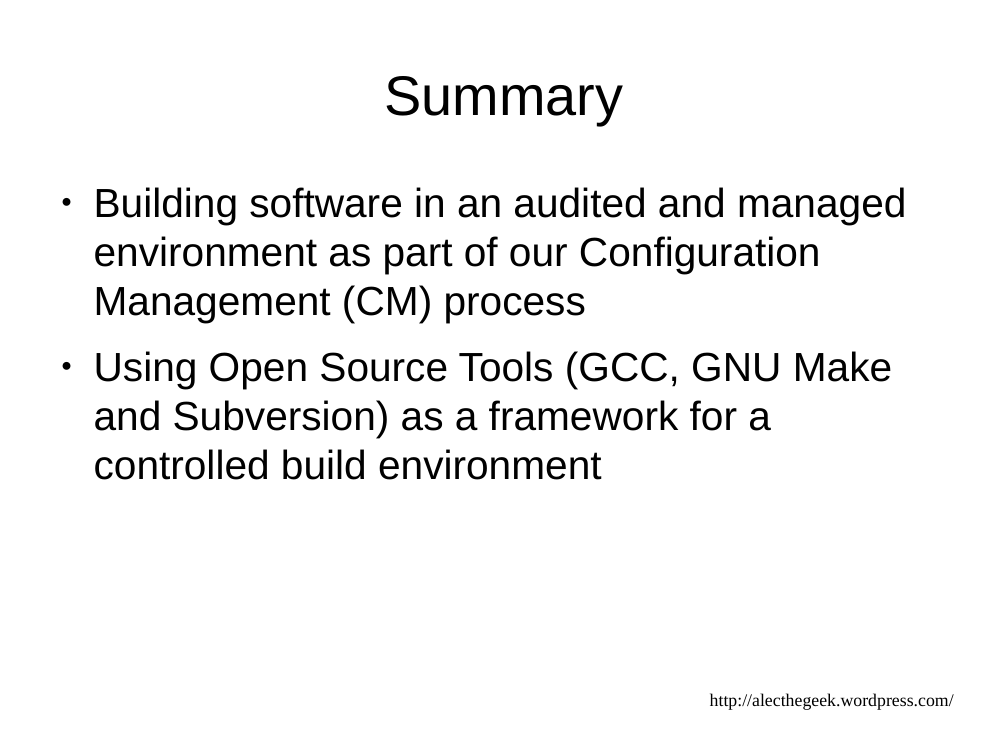
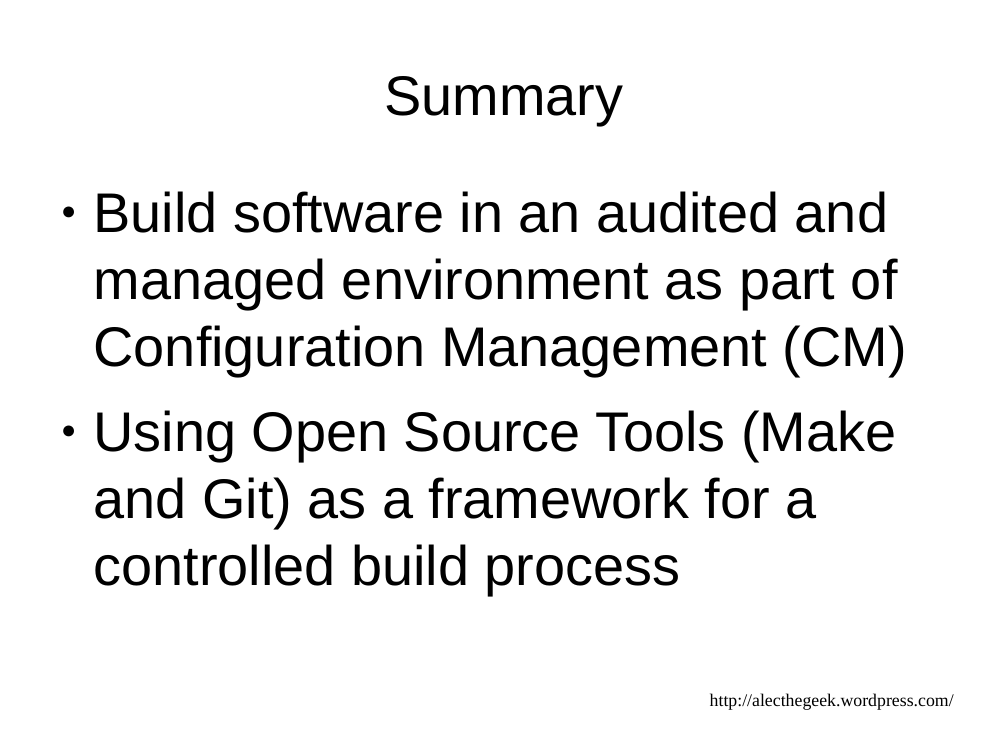
Before and after one commit to alecthegeek/gitbuilding, a slide deck: slide 3 of DevOpsDownUnderPresentation.odp (slide 2 before the commit). Drawn at 1008x756 pixels with LibreOffice and Linux fonts; fonts in the diff are those of the drawing. Boxes give left, top, right and bottom in pixels: in the first picture for what was removed or moved away, otherwise in the second. Text is boxed around its words. In the diff, an @@ line names an element or a change of style, - is before the commit and + after.

```diff
--- a/DevOpsDownUnderPresentation.odp
+++ b/DevOpsDownUnderPresentation.odp
@@ text at [94, 191, 907, 595]: text changed; size 32 to 44 pt @@
-● Building software in an audited and managed environment as part of our Configuration Management (CM) process
-● Using Open Source Tools (GCC, GNU Make and Subversion) as a framework for a controlled build environment
+● Build software in an audited and managed environment as part of Configuration Management (CM)
+● Using Open Source Tools (Make and Git) as a framework for a controlled build process
```
Also in this commit, not shown: 16 other slides changed, 4 slides added.
